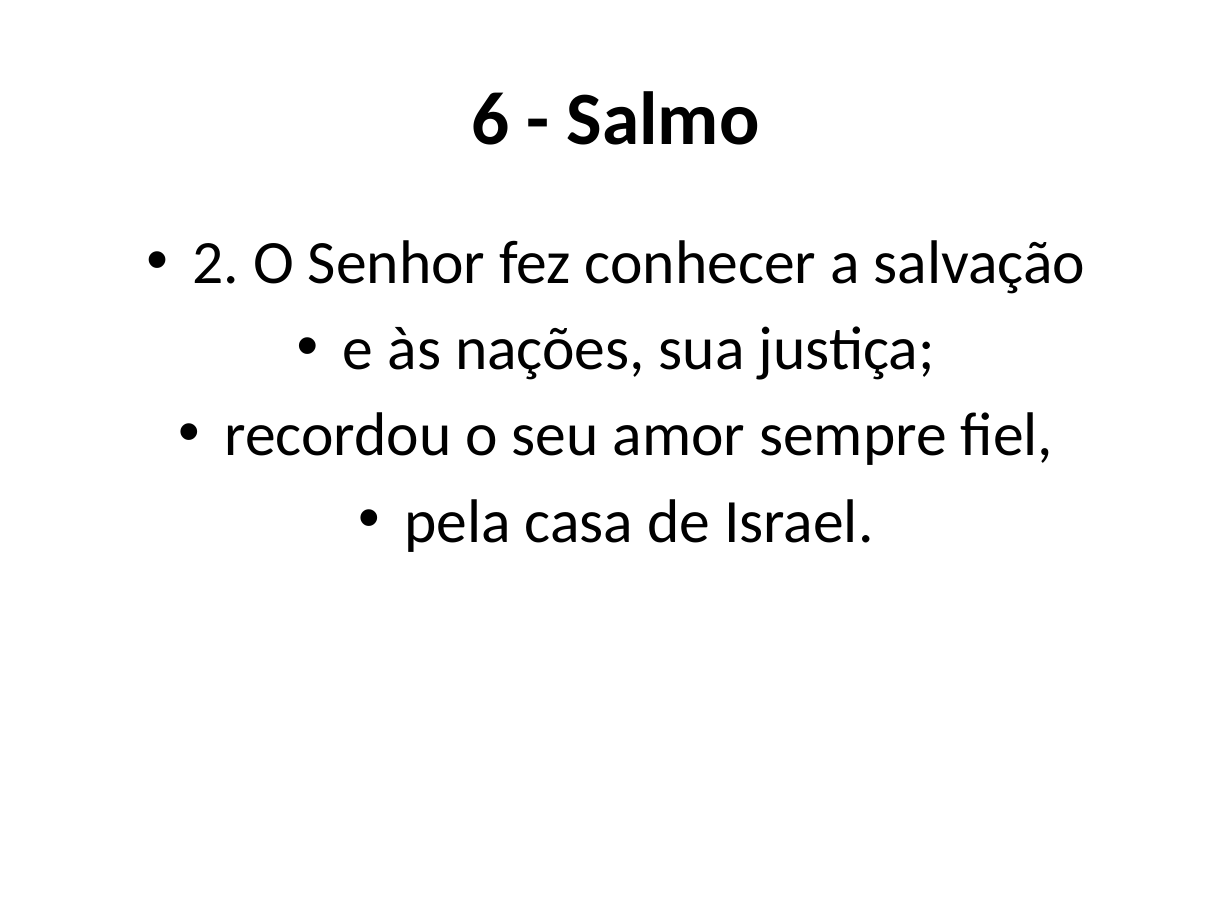
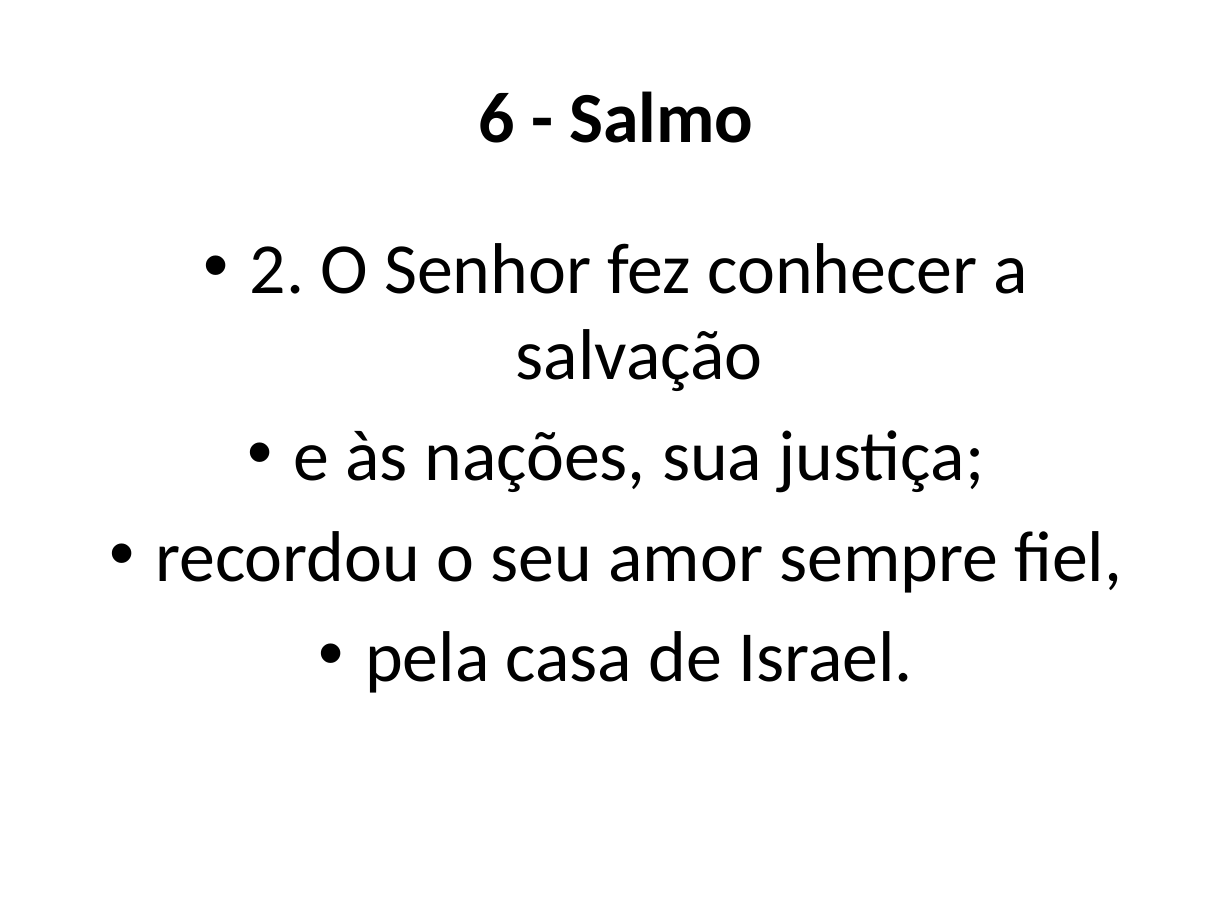
Before and after one commit to Natanielsr/slides-generator, a slide deck: slide 22 of slides.pptx. Drawn at 1232x924 pixels with LibreOffice and Linux fonts; fonts in the diff are those of the drawing. Boxes give left, top, right and bottom in pixels: in the first picture for what was removed or moved away, otherwise in the second. Text is boxed around its words. In the diff, an @@ line names an element or a change of style, - is before the commit and + after.

Commit message:
up level abstract font size and create slide data class, change name slide generator, update the tests

```diff
--- a/slides.pptx
+++ b/slides.pptx
@@ title "6 - Salmo" at [478,91,753,143]: size 44 to 42 pt @@
@@ text "2. O Senhor fez conhecer ..." at [155,243,1122,693]: size 36 to 42 pt; more space between paragraphs @@
```
Also in this commit, not shown: 42 other slides changed, 6 other files.
